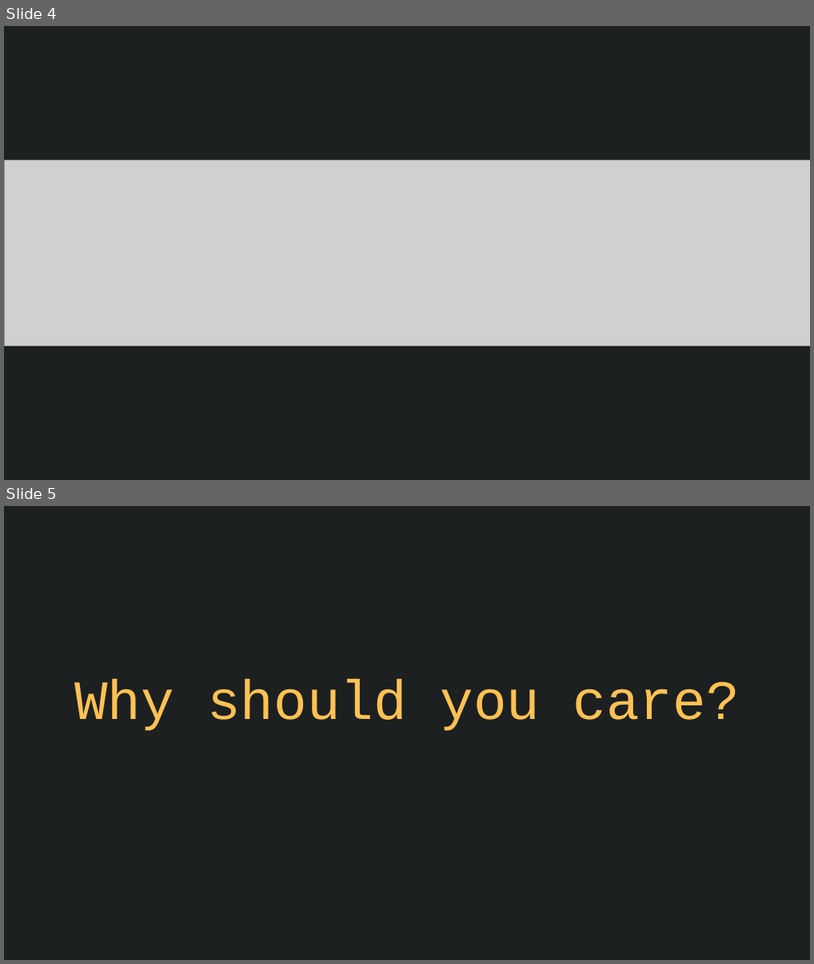
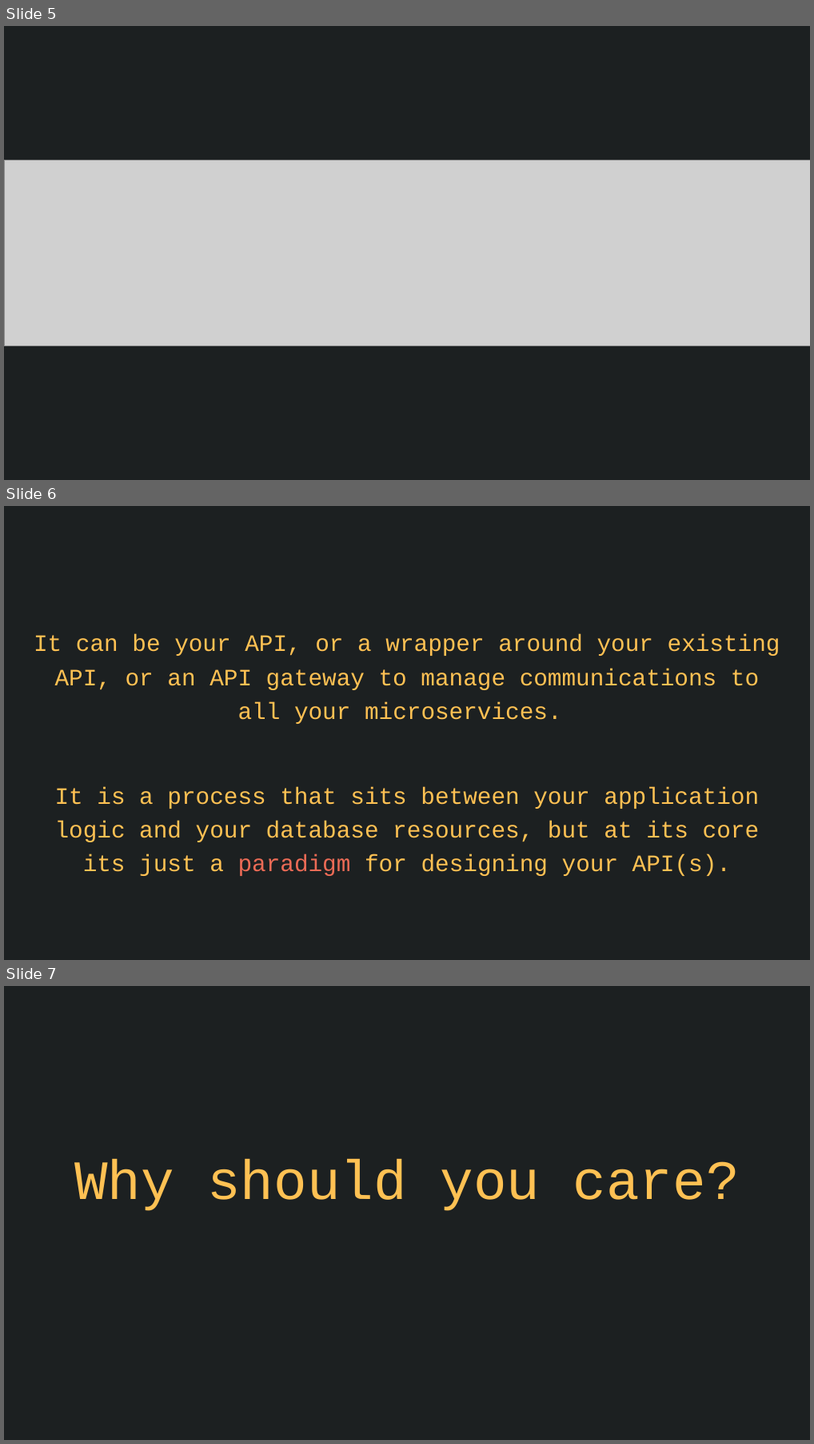
Before and after one commit to nafeu-pelmorex/pa-graphql-lnl, a slide deck: GraphQL-LNL.pptx. Shown one above the other, each under a label of ours: slides 4 and 5 before the commit, slides 5, 6 and 7 after it. The pictures are 814x964 and 814x1444 pixels, drawn with LibreOffice and Linux fonts; fonts in the diff are those of the drawing; grey boxes stand for pictures. Boxes give left, top, right and bottom in pixels: in the first picture for what was removed or moved away, otherwise in the second. Text is boxed around its words. In the diff, an @@ line names an element or a change of style, - is before the commit and + after.

```diff
--- a/GraphQL-LNL.pptx
+++ b/GraphQL-LNL.pptx
@@ slide 6 added at (4, 506, 810, 960), background #1C2021 @@
@@ subtitle added at (34, 634, 781, 876), 28 pt, text #FFC153 @@
+It can be your API, or a wrapper around your existing API, or an API gateway to manage communications to all your microservices.
+It is a process that sits between your application logic and your database resources, but at its core its just a paradigm for designing your API(s).
@@ what was slide 4 is now slide 5 @@
@@ what was slide 5 is now slide 7 @@
```
Also in this commit, not shown: 3 slides changed, 6 other slides added, 2 slides removed, 1 other file.
